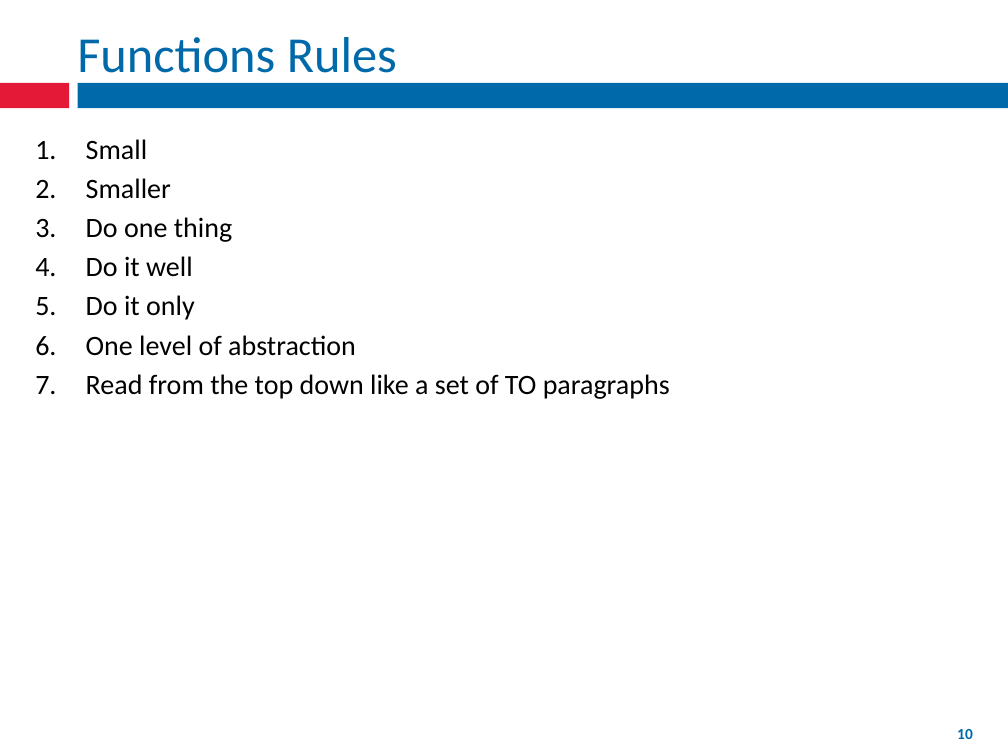
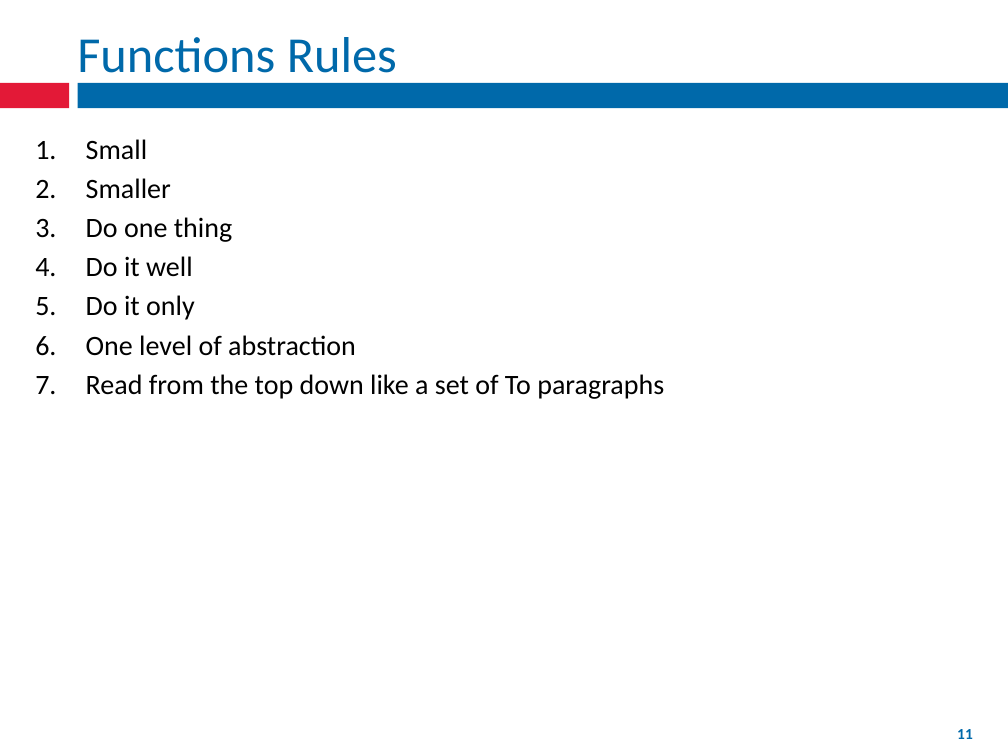
Before and after one commit to fernandozamoraj/Clean-Code-Presentation, a slide deck: slide 11 of Clean Code.pptx (slide 10 before the commit). Drawn at 1008x756 pixels with LibreOffice and Linux fonts; fonts in the diff are those of the drawing; background and template pictures are left out. Boxes give left, top, right and bottom in pixels: in the first picture for what was removed or moved away, otherwise in the second. Text is boxed around its words. In the diff, an @@ line names an element or a change of style, - is before the commit and + after.

```diff
--- a/Clean Code.pptx
+++ b/Clean Code.pptx
@@ text at [86,374,664,399]: text changed @@
-7. Read from the top down like a set of TO paragraphs
+7. Read from the top down like a set of To paragraphs
@@ page number at [957,729,973,739]: text changed @@
-10
+11
```
Also in this commit, not shown: 8 other slides changed, 3 slides added, 8 other files.
